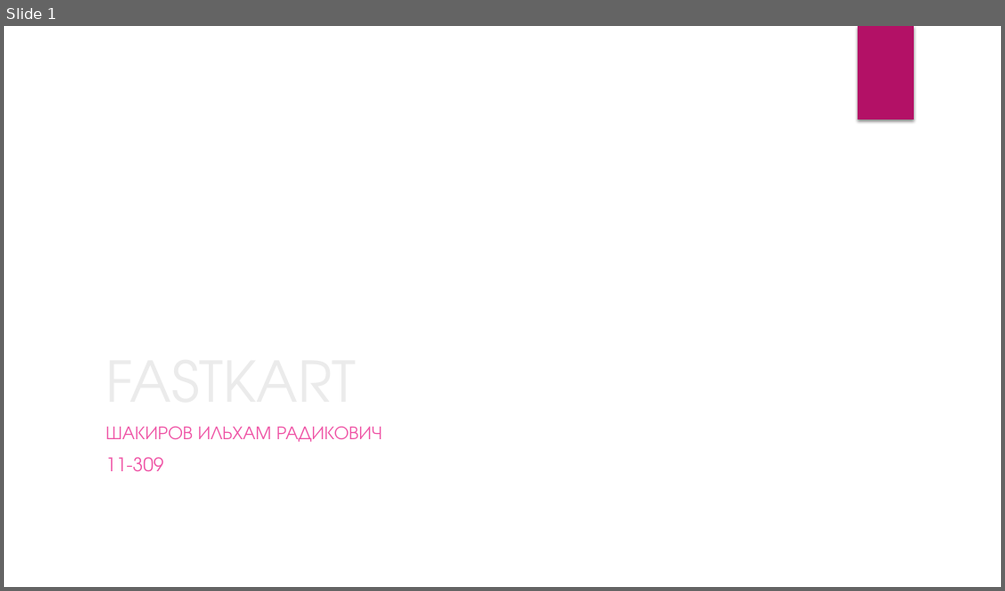
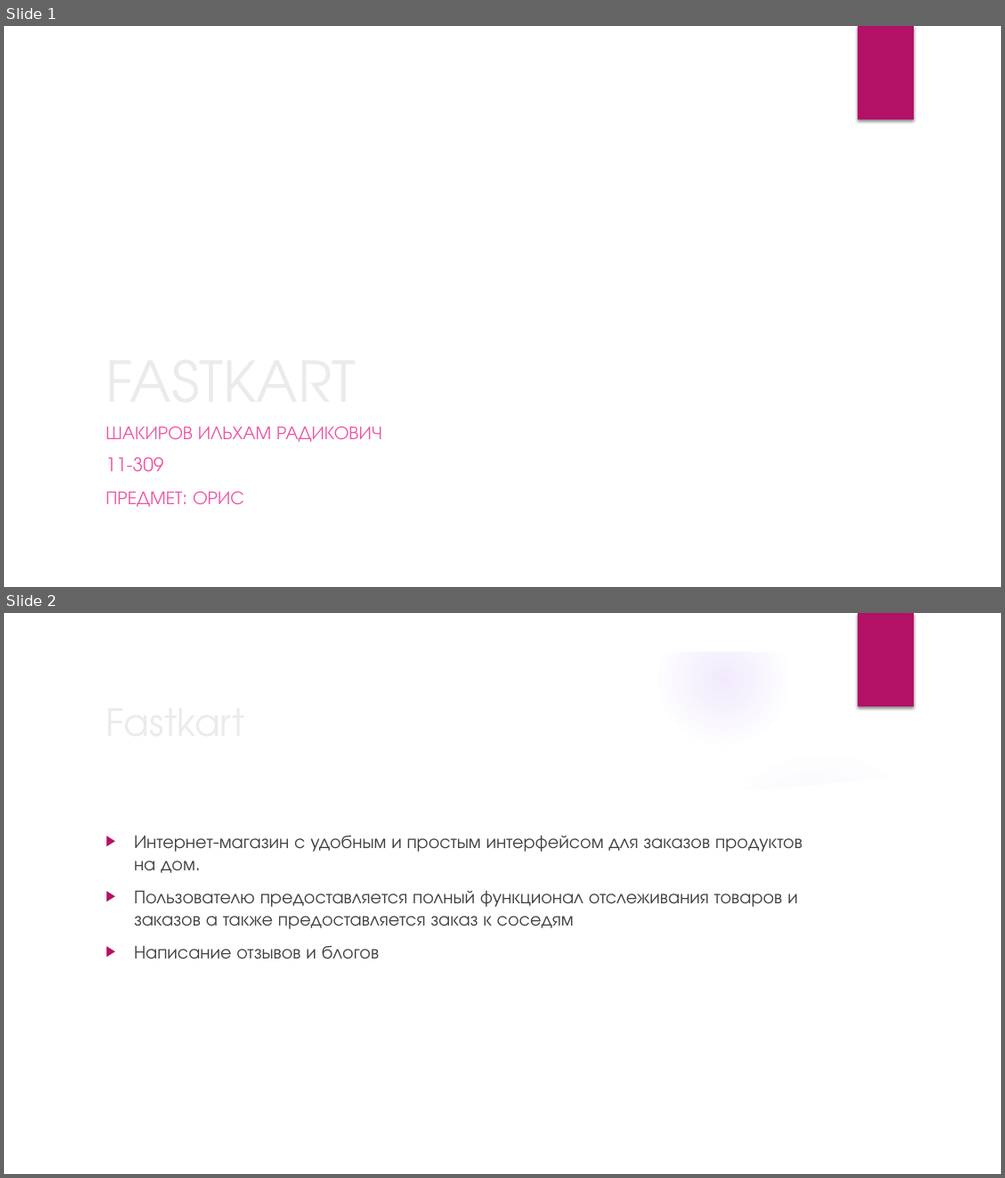
Before and after one commit to huml1k/Semsetr_ORIS_BE, a slide deck: FASTKART.pptx. Shown one above the other, each under a label of ours: slide 1 before the commit, slides 1 and 2 after it. The pictures are 1005x591 and 1005x1178 pixels, drawn with LibreOffice and Linux fonts; fonts in the diff are those of the drawing; background and template pictures are left out. Boxes give left, top, right and bottom in pixels: in the first picture for what was removed or moved away, otherwise in the second. Text is boxed around its words. In the diff, an @@ line names an element or a change of style, - is before the commit and + after.

```diff
--- a/FASTKART.pptx
+++ b/FASTKART.pptx
@@ slide 2 added at (4,613,1001,1174), background picture (left out); not listed: 1 template element that a slide beside it also shows @@
@@ group added at (4,613,1001,1174): 5 ellipses, 3 freeform shapes @@
@@ title added at (98,692,815,750), 36 pt, text #EBEBEB @@
+Fastkart
@@ text added at (134,835,802,959), 18 pt, text #404040 @@
+▶ Интернет-магазин с удобным и простым интерфейсом для заказов продуктов на дом.
+▶ Пользователю предоставляется полный функционал отслеживания товаров и заказов а также предоставляется заказ к соседям
+▶ Написание отзывов и блогов
@@ slide 1 changed as well @@
@@ subtitle at (105,491,244,507): paragraph added @@
+ПРЕДМЕТ: ОРИС
```
Also in this commit, not shown: 2 other slides changed, 1 other slide added.
